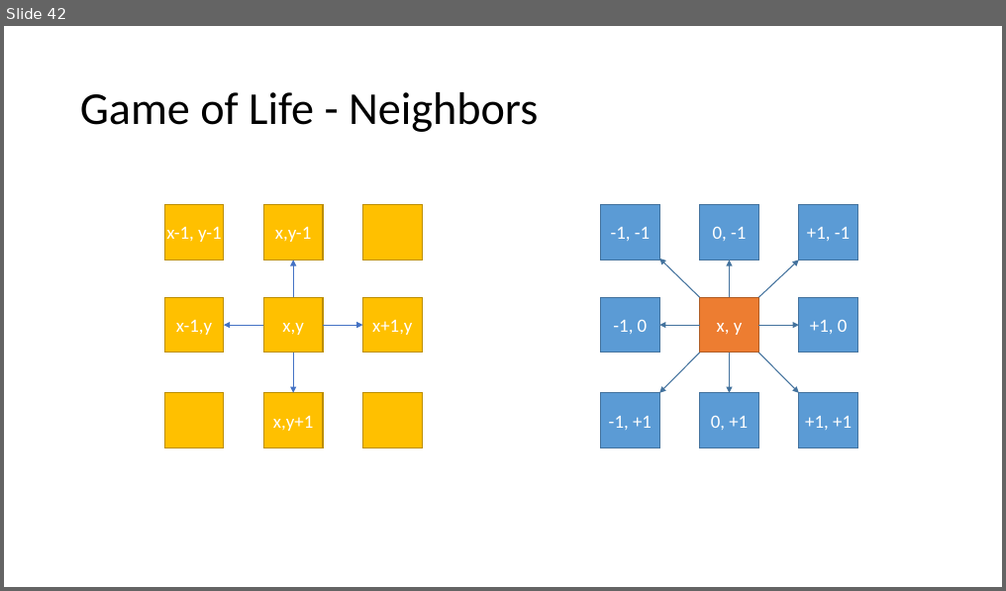
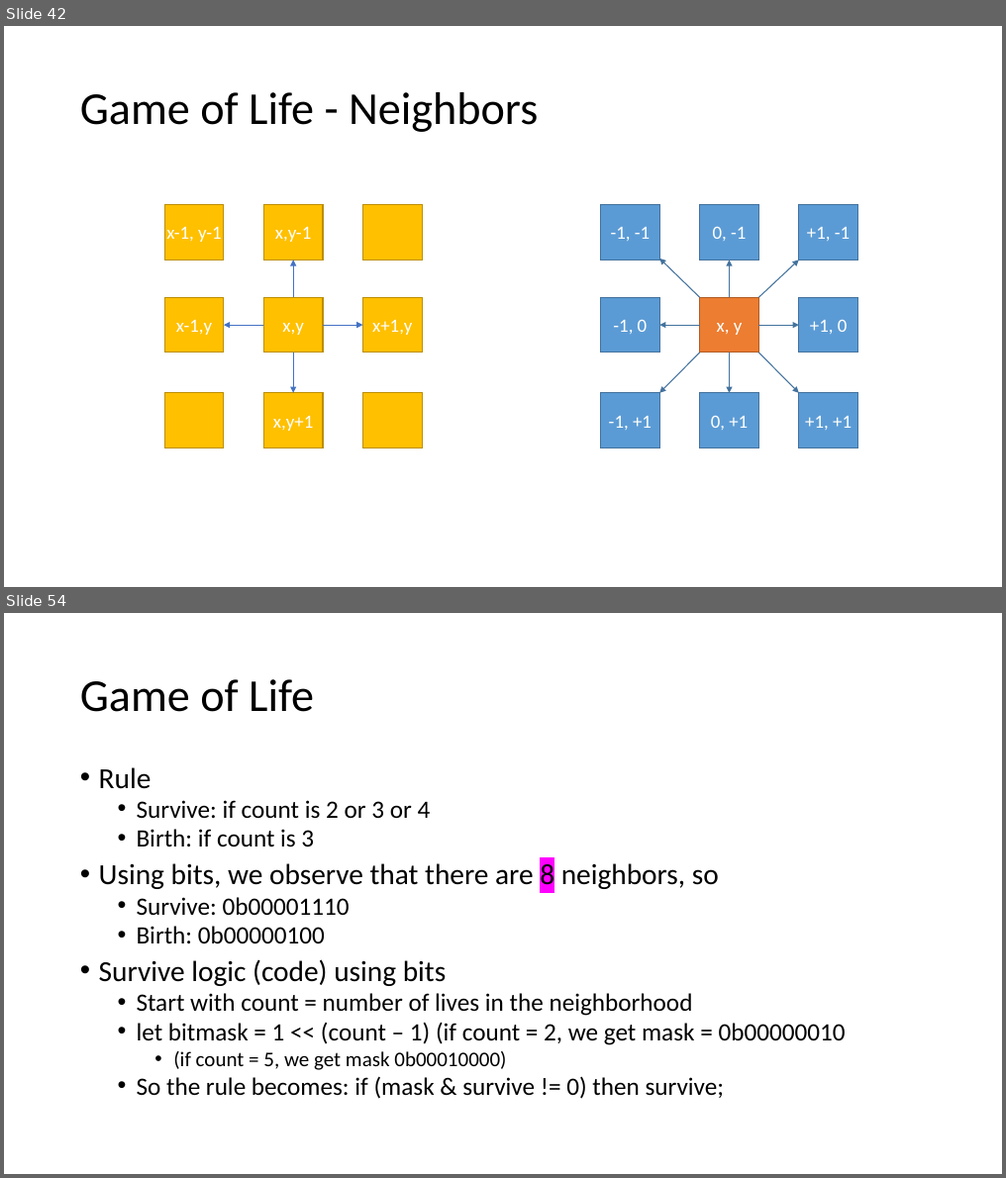
Before and after one commit to brianwhu/fun-in-js, a slide deck: documents/DataStructures.pptx. Shown one above the other, each under a label of ours: slide 42 before the commit, slides 42 and 54 after it; the slides between them are not shown. The pictures are 1006x591 and 1006x1178 pixels, drawn with LibreOffice and Linux fonts; fonts in the diff are those of the drawing. Boxes give left, top, right and bottom in pixels: in the first picture for what was removed or moved away, otherwise in the second. Text is boxed around its words. In the diff, an @@ line names an element or a change of style, - is before the commit and + after.

```diff
--- a/documents/DataStructures.pptx
+++ b/documents/DataStructures.pptx
@@ slide 54 added at [4,613,1002,1174], background #FFFFFF @@
@@ title added at [80,679,314,712], 44 pt, text #000000 @@
+Game of Life
@@ text added at [99,767,846,1099], 24 pt, text #000000 @@
+• Rule
+  • Survive: if count is 2 or 3 or 4
+  • Birth: if count is 3
+• Using bits, we observe that there are 8 neighbors, so
+  • Survive: 0b00001110
+  • Birth: 0b00000100
+• Survive logic (code) using bits
+  • Start with count = number of lives in the neighborhood
+  • let bitmask = 1 << (count – 1) (if count = 2, we get mask = 0b00000010
+    • (if count = 5, we get mask 0b00010000)
+  • So the rule becomes: if (mask & survive != 0) then survive;
```
Also in this commit, not shown: 11 other slides added, 7 other files.
